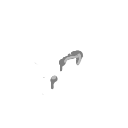
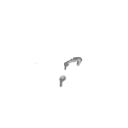
Comparing the layer stacks of the two 128px x 128px images. Changes:
showed "Gib_Mammals2" over <box>42,50,84,95</box>
hid "Gib_Mammals" over <box>42,50,84,95</box>
showed "Head4", painted on it over <box>42,50,84,95</box>
hid "Head2" over <box>42,50,84,95</box>